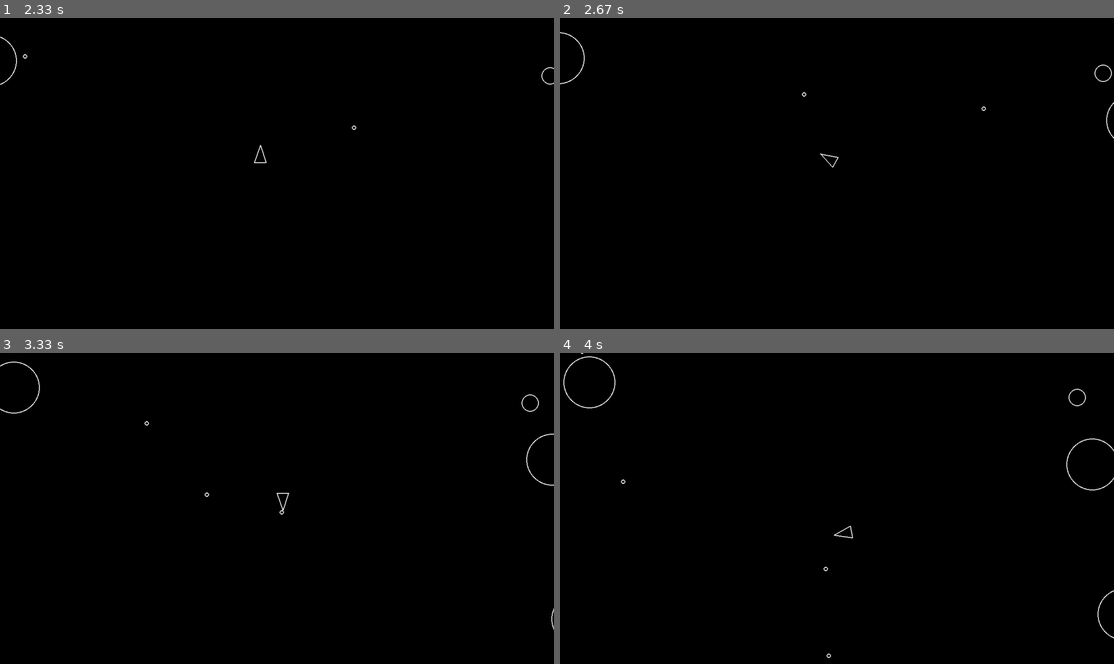
Above: before the commit, frames 1-4 (two rows, left to right).
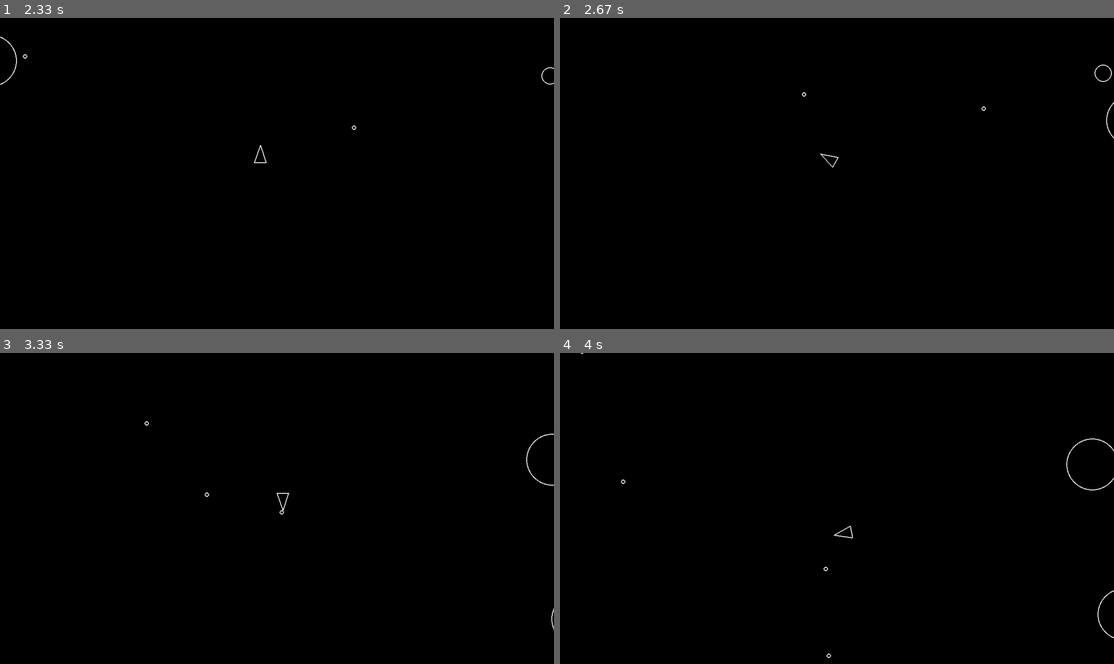
Above: after the commit, the same moments.

Repository: paulnaber/asteroids-pygame
Game: pygame game, started from main.py
The game is run twice, just before and just after one commit, with the same random seed, the same clock (stepped at 60 frames per second) and the same inputs.
Inputs:
- Up to frame 1 (2.33 s): tap Space at 0.33, 0.73, 1.03, 1.23, 1.57, 1.87, 2.07 s; hold D 0.67-1.13 s; hold W 1.17-1.47 s; hold D 1.5-1.97 s; hold A from 2 s (still down)
- Up to frame 2 (2.67 s): tap Space at 2.37, 2.63 s; release A at 2.53 s; hold S from 2.57 s (still down)
- Up to frame 3 (3.33 s): release S at 2.87 s; hold A 2.9-3.3 s; tap Space at 2.97, 3.27 s
- Up to frame 4 (4 s): hold W 3.33-3.7 s; tap Space at 3.4, 3.8 s; hold D from 3.73 s (still down)

Frame 1 is identical in both runs. In frame 2, less than 0.1% of the frame differs, in the area x 0-5%, y 4-22%; in frame 3, 0.1%; in frame 4, 0.2%, in the area x 0-95%, y 0-18%.

Commit message:
add collisions of shots and asteroids

Diff:
--- a/main.py
+++ b/main.py
@@ -51,6 +51,12 @@
                 print("Game over!")
                 sys.exit()
 
+            for shot in shots:
+                if a.collides_with(shot):
+                    log_event("asteroid_shot")
+                    a.kill()
+                    shot.kill()
+
         for d in drawable:
             d.draw(screen)
 
